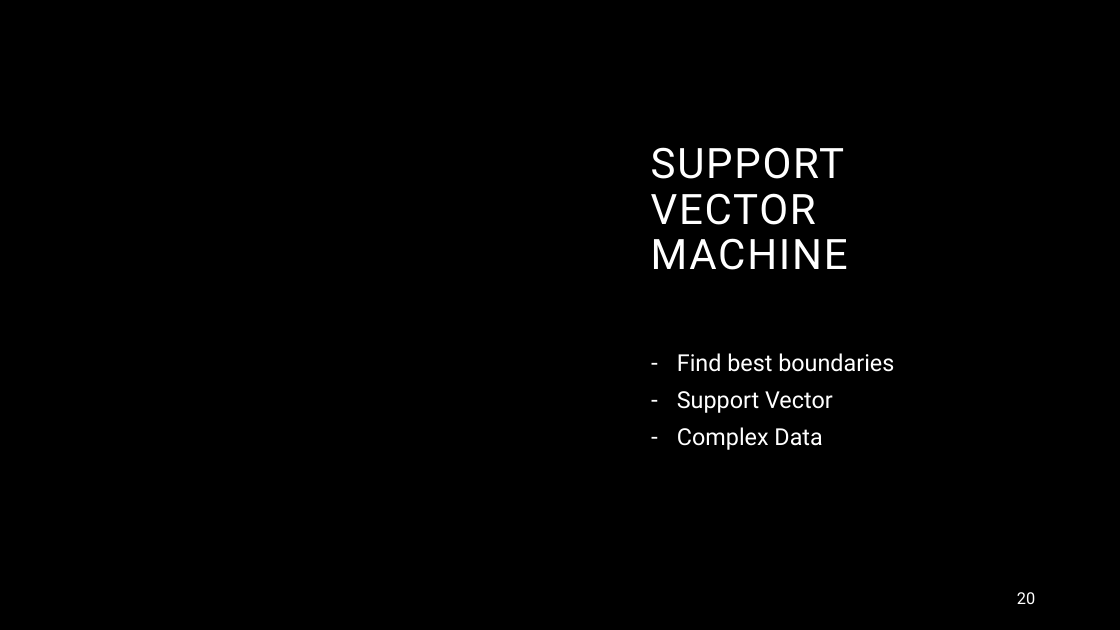
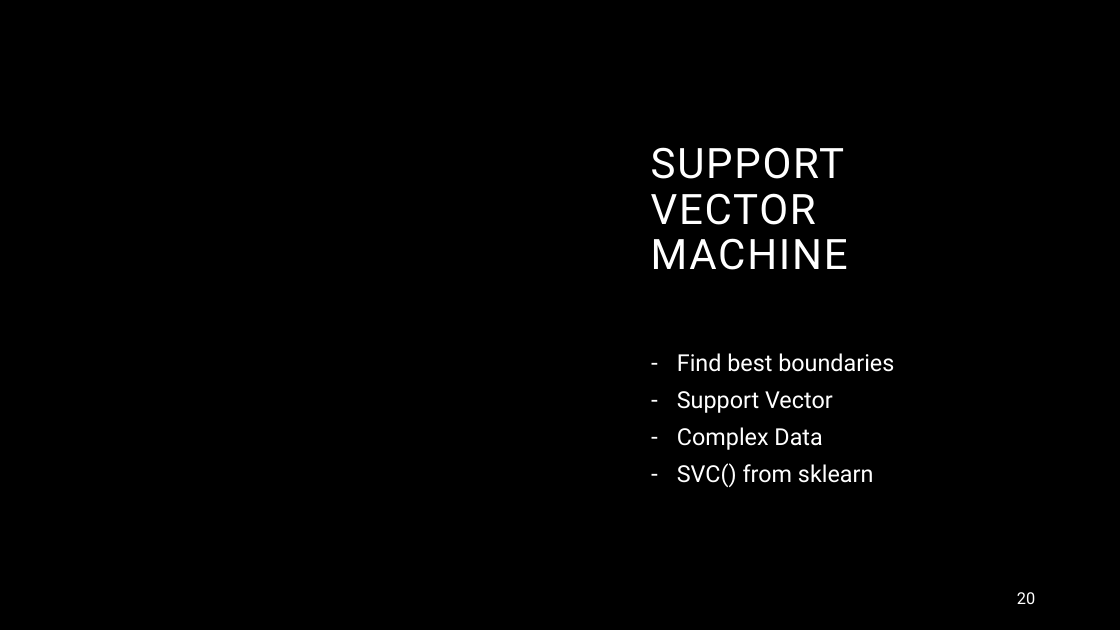
Before and after one commit to Hugo-Leyx-valade/projet-ML, a slide deck: slide 20 of Spotiflop_ML.pptx. Drawn at 1120x630 pixels with LibreOffice and Linux fonts; fonts in the diff are those of the drawing; background and template pictures are left out. Boxes give left, top, right and bottom in pixels: in the first picture for what was removed or moved away, otherwise in the second. Text is boxed around its words. In the diff, an @@ line names an element or a change of style, - is before the commit and + after.

```diff
--- a/Spotiflop_ML.pptx
+++ b/Spotiflop_ML.pptx
@@ text at [677, 463, 873, 487]: paragraph added @@
+– SVC() from sklearn
```
Also in this commit, not shown: 1 other slide changed.
